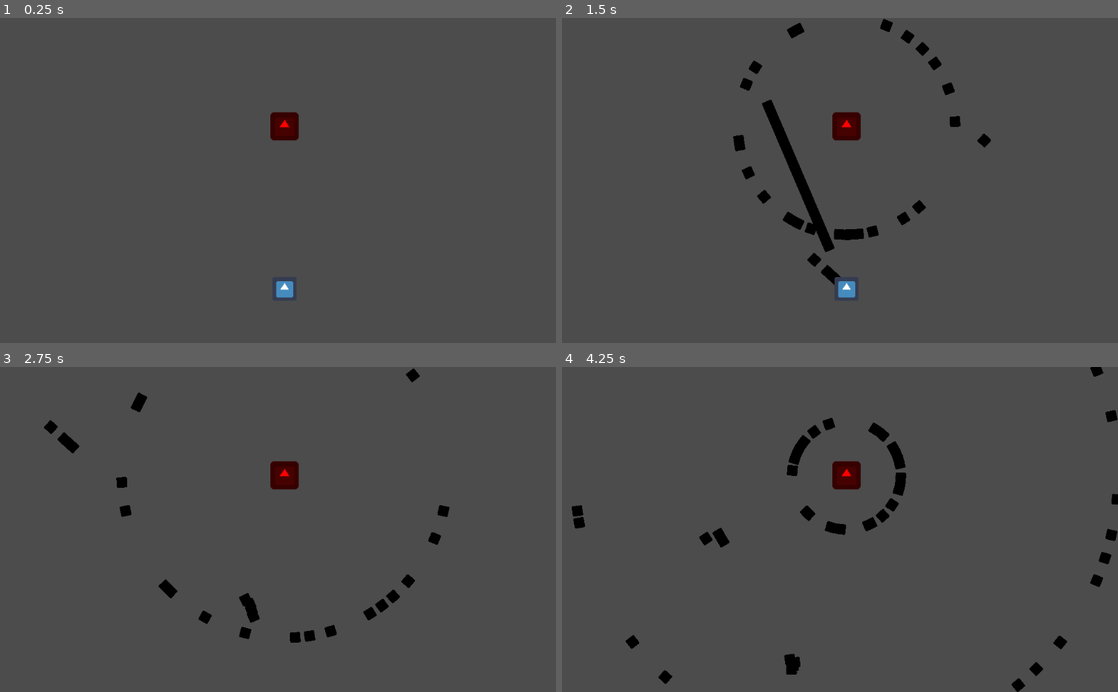
Above: before the commit, frames 1-4 (two rows, left to right).
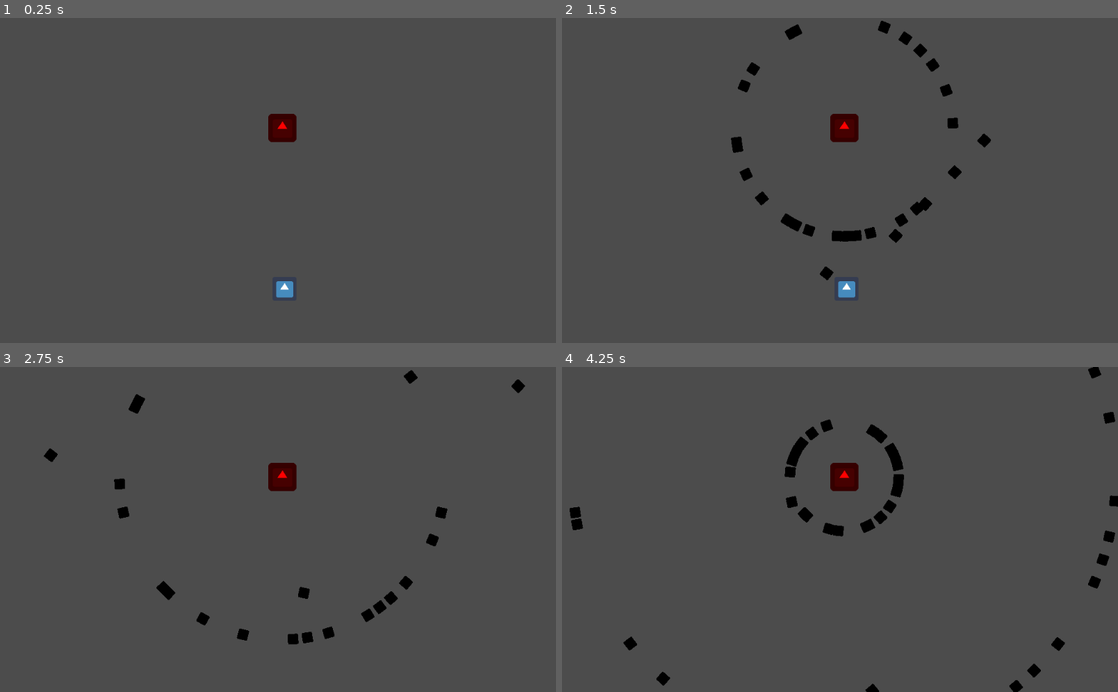
Above: after the commit, the same moments.

Repository: warriormaster12/HeartTale
Game: Godot game, scene res://Levels/BossLevel.tscn
The game is run twice, just before and just after one commit, with the same random seed, the same clock (stepped at 60 frames per second) and the same inputs. The engine's default icon, where the game draws it, is replaced by a stand-in: a white triangle on a blue panel in a dark square.
Inputs (mouse positions are in pixels of both pictures, inside the frame that each line leads up to):
- Up to frame 1 (0.25 s): no input
- Up to frame 2 (1.5 s): tap Enter at 0.5 s; move the mouse to (962, 164) at 0.52 s; press the mouse at (962, 164) at 0.53 s; move the mouse to (728, 196) at 1.27 s; release the mouse at (728, 196) at 1.28 s; click (728, 196) at 1.35 s
- Up to frame 3 (2.75 s): move the mouse to (333, 458) at 2.02 s; hold S (move_b) from 2.03 s (still down); click (333, 458) at 2.3 s
- Up to frame 4 (4.25 s): move the mouse to (812, 594) at 2.77 s; release S (move_b) at 2.78 s; tap W (move_f) at 2.85 s; click (812, 594) at 3.05 s; move the mouse to (1006, 578) at 3.52 s; hold A (move_l) from 3.53 s (still down); click (1006, 578) at 3.8 s

The runs differ from the first frame. In frame 1, 0.1% of the frame differs, in the area x 48-54%, y 29-39%; in frame 2, 2.2%, in the area x 30-72%, y 0-83%; in frame 3, 1.4%; in frame 4, 1.7%.

Commit message:
player can shoot. Reworking collision later

Diff:
--- a/GameObjects/Player/Player.gd
+++ b/GameObjects/Player/Player.gd
@@ -5,13 +5,19 @@
 # var a = 2
 # var b = "text"
 export var Speed = 300.0
+export var fire_delay = 0.2
 var direction = Vector2()
 onready var rotator_node = get_node("rotator")
+onready var timer = get_node("ShootingTimer")
 var bullet = preload("res://GameObjects/Enemy/Bullet.tscn")
+var can_shoot = true
+
 
 # Called when the node enters the scene tree for the first time.
 func _ready():
-	pass
+	timer.set_wait_time(fire_delay)
+	timer.one_shot = true
+
 
 
 # Called every frame. 'delta' is the elapsed time since the previous frame.
@@ -20,8 +26,9 @@
 
 func _physics_process(delta):
 	direction = Vector2()
+	rotator_node.position = self.position
 
-	rotator_node.look_at(get_global_mouse_position())
+
 	if Input.is_action_pressed("move_r"):
 		 direction.x += 1
 	if Input.is_action_pressed("move_l"):
@@ -30,7 +37,7 @@
 		direction.y -= 1
 	if Input.is_action_pressed("move_b"):
 		direction.y += 1
-	if Input.is_action_pressed("fire"):
+	if Input.is_action_pressed("fire") && can_shoot == true:
 		_shoot()
 
 	direction = direction.normalized()
@@ -39,8 +46,14 @@
 	direction = move_and_slide(direction)
 
 func _shoot():
-	rotator_node.position = self.position
 	var bullet_instance = bullet.instance()
+	var bullet_rotation = get_angle_to(get_global_mouse_position()) + rotator_node.get_rotation()
 	bullet_instance.position = rotator_node.position
-	bullet_instance.rotation = rotator_node.rotation
+	bullet_instance.rotation = bullet_rotation
 	get_parent().add_child(bullet_instance)
+	can_shoot = false
+	timer.start()
+
+
+func _on_ShootingTimer_timeout():
+	can_shoot = true
--- a/GameObjects/Player/Player.tscn
+++ b/GameObjects/Player/Player.tscn
@@ -17,3 +17,6 @@
 texture = ExtResource( 1 )
 
 [node name="rotator" type="Node2D" parent="."]
+
+[node name="ShootingTimer" type="Timer" parent="."]
+[connection signal="timeout" from="ShootingTimer" to="." method="_on_ShootingTimer_timeout"]
--- a/Levels/BossLevel.tscn
+++ b/Levels/BossLevel.tscn
@@ -9,4 +9,4 @@
 position = Vector2( 524, 500 )
 
 [node name="Enemy" parent="." instance=ExtResource( 2 )]
-position = Vector2( 524, 200 )
+position = Vector2( 520, 203 )
